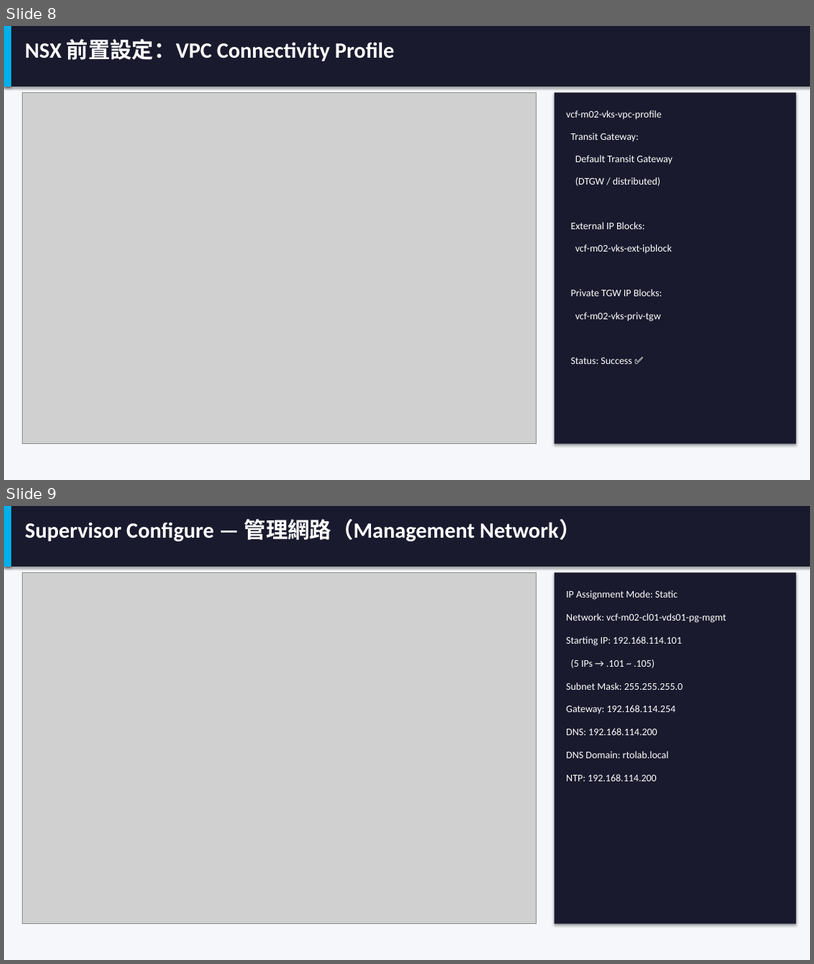
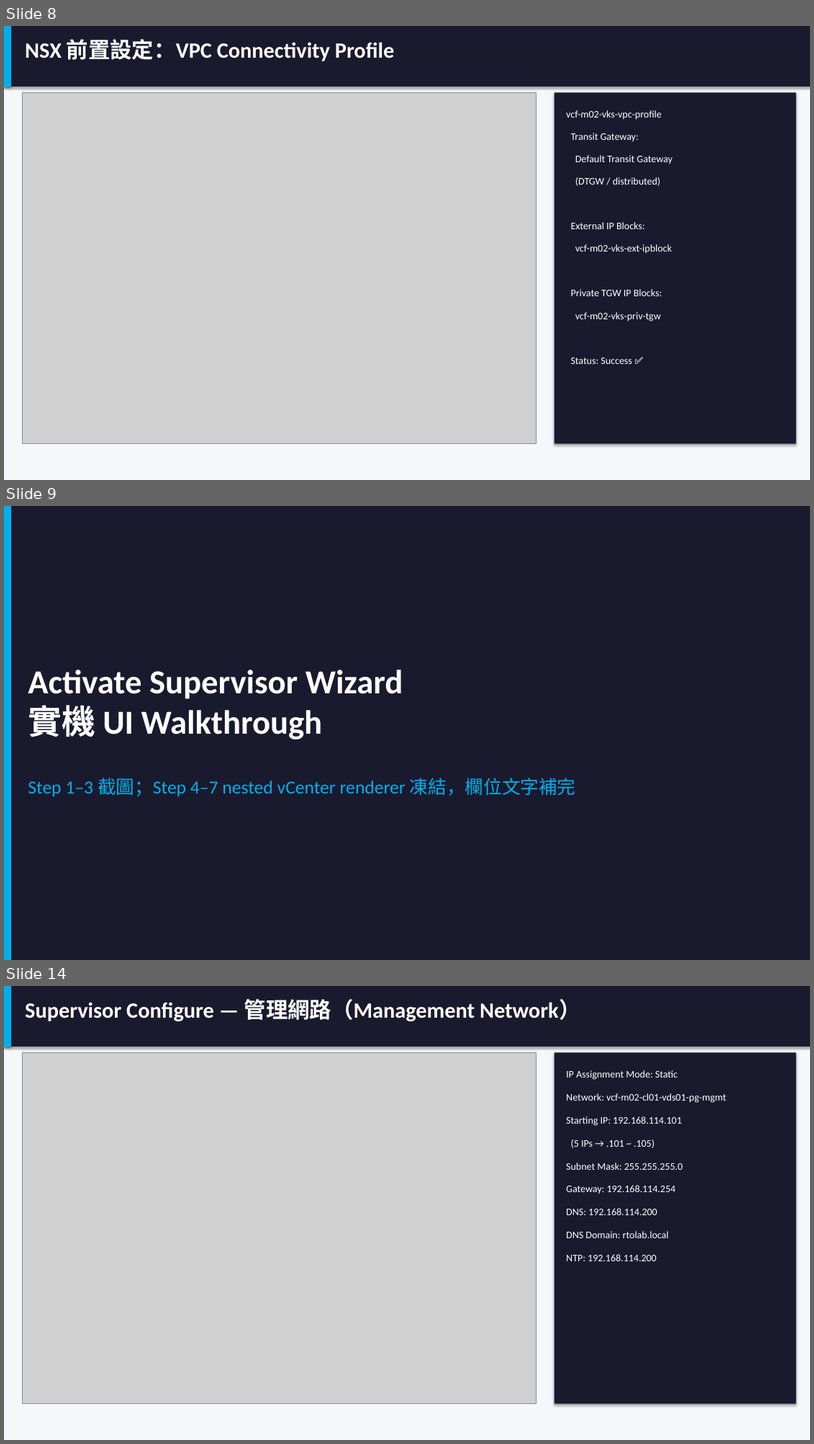
Before and after one commit to kostenyang/vcf9.1vks, a slide deck: VKS-on-VCF91.pptx. Shown one above the other, each under a label of ours: slides 8 and 9 before the commit, slides 8, 9 and 14 after it; the slides between them are not shown. The pictures are 814x964 and 814x1444 pixels, drawn with LibreOffice and Linux fonts; fonts in the diff are those of the drawing; grey boxes stand for pictures. Boxes give left, top, right and bottom in pixels: in the first picture for what was removed or moved away, otherwise in the second. Text is boxed around its words. In the diff, an @@ line names an element or a change of style, - is before the commit and + after.

```diff
--- a/VKS-on-VCF91.pptx
+++ b/VKS-on-VCF91.pptx
@@ slide 9 added at (x1=4, y1=506, x2=810, y2=960), background #FFFFFF @@
@@ rectangle added at (x1=4, y1=506, x2=810, y2=960), fill #1A1A2E @@
@@ rectangle added at (x1=4, y1=506, x2=11, y2=960), fill #00B0EA @@
@@ text added at (x1=28, y1=669, x2=404, y2=739), 40 pt, text #FFFFFF, bold @@
+Activate Supervisor Wizard
+實機 UI Walkthrough
@@ text added at (x1=28, y1=777, x2=576, y2=796), 22 pt, text #00B0EA @@
+Step 1–3 截圖；Step 4–7 nested vCenter renderer 凍結，欄位文字補完
@@ what was slide 9 is now slide 14 @@
```
Also in this commit, not shown: 1 slide changed, 4 other slides added, 3 other files.
